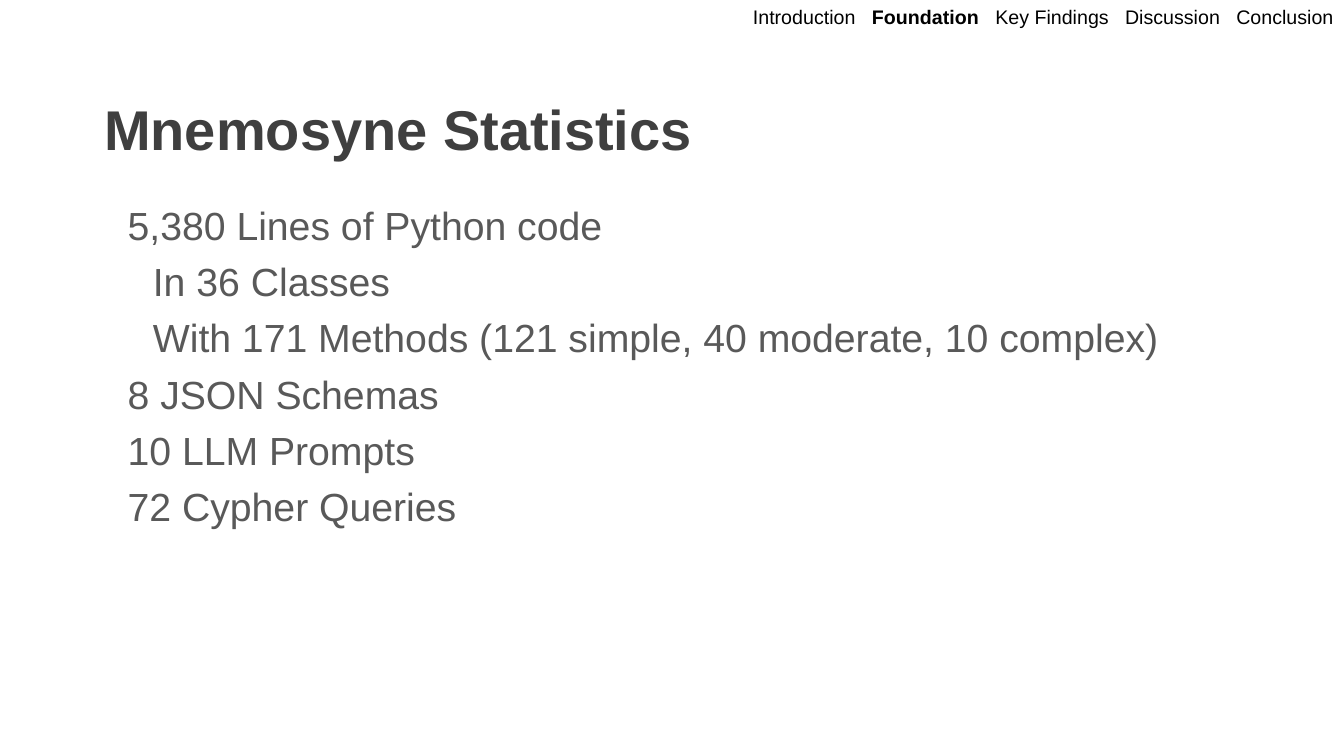
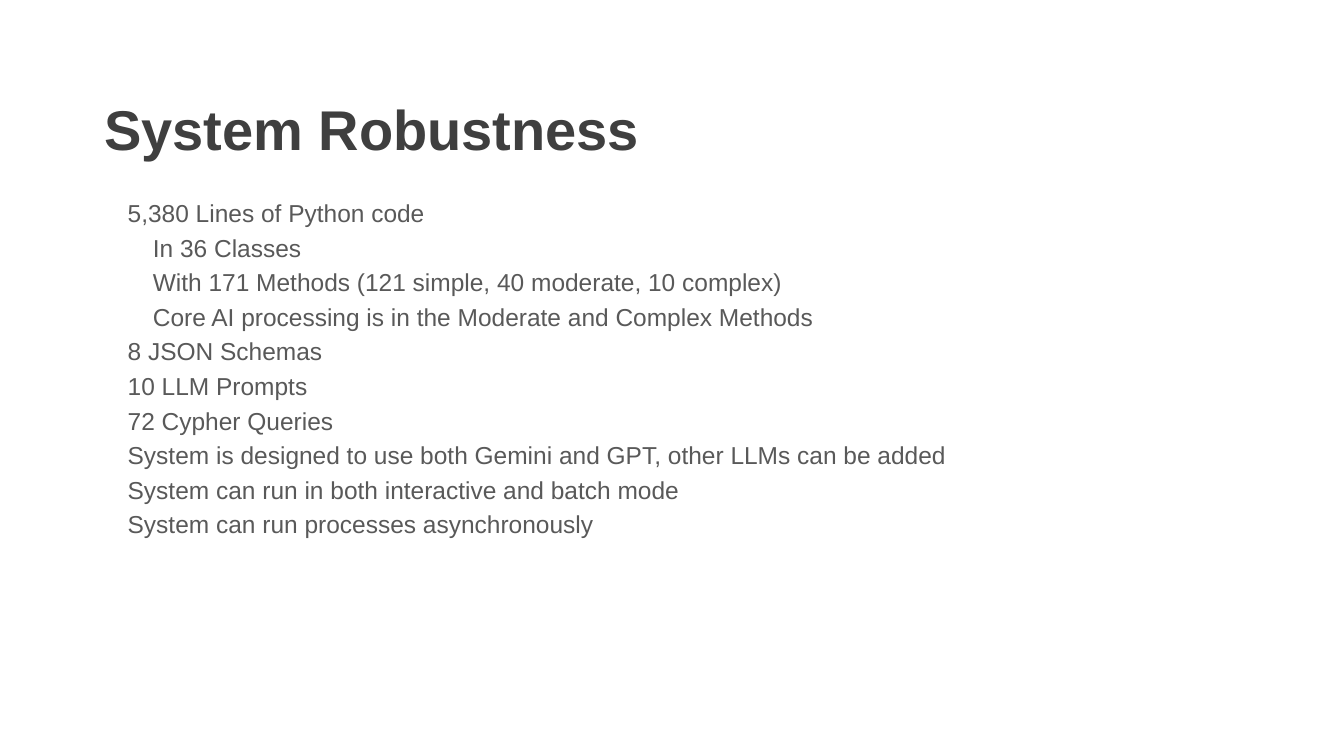
Before and after one commit to OwlSaver/GWU, a slide deck: slide 35 of Praxis/Defense/Wacey Praxis Defense.pptx (slide 13 before the commit). Drawn at 1344x756 pixels with LibreOffice and Linux fonts; fonts in the diff are those of the drawing; background and template pictures are left out. Boxes give left, top, right and bottom in pixels: in the first picture for what was removed or moved away, otherwise in the second. Text is boxed around its words. In the diff, an @@ line names an element or a change of style, - is before the commit and + after.

```diff
--- a/Praxis/Defense/Wacey Praxis Defense.pptx
+++ b/Praxis/Defense/Wacey Praxis Defense.pptx
@@ text removed at [753,9,1333,28] @@
-Introduction Foundation Key Findings Discussion Conclusion
@@ title at [104,109,639,160]: text changed @@
-Mnemosyne Statistics
+System Robustness
@@ text at [128,204,781,435]: size 28 to 17.5 pt in "5,380 Lines of Python code", "In 36 Classes", "With 171 Methods (121 simple, 40 moderate, ...", "8 JSON Schemas" and 2 more places; line spacing 0.9 to 0.7 @@
@@ text at [153,308,813,331]: paragraph added @@
+Core AI processing is in the Moderate and Complex Methods
@@ text at [128,446,945,538]: paragraphs added @@
+System is designed to use both Gemini and GPT, other LLMs can be added
+System can run in both interactive and batch mode
+System can run processes asynchronously
```
Also in this commit, not shown: 16 other slides changed, 9 slides added, 2 other files.
